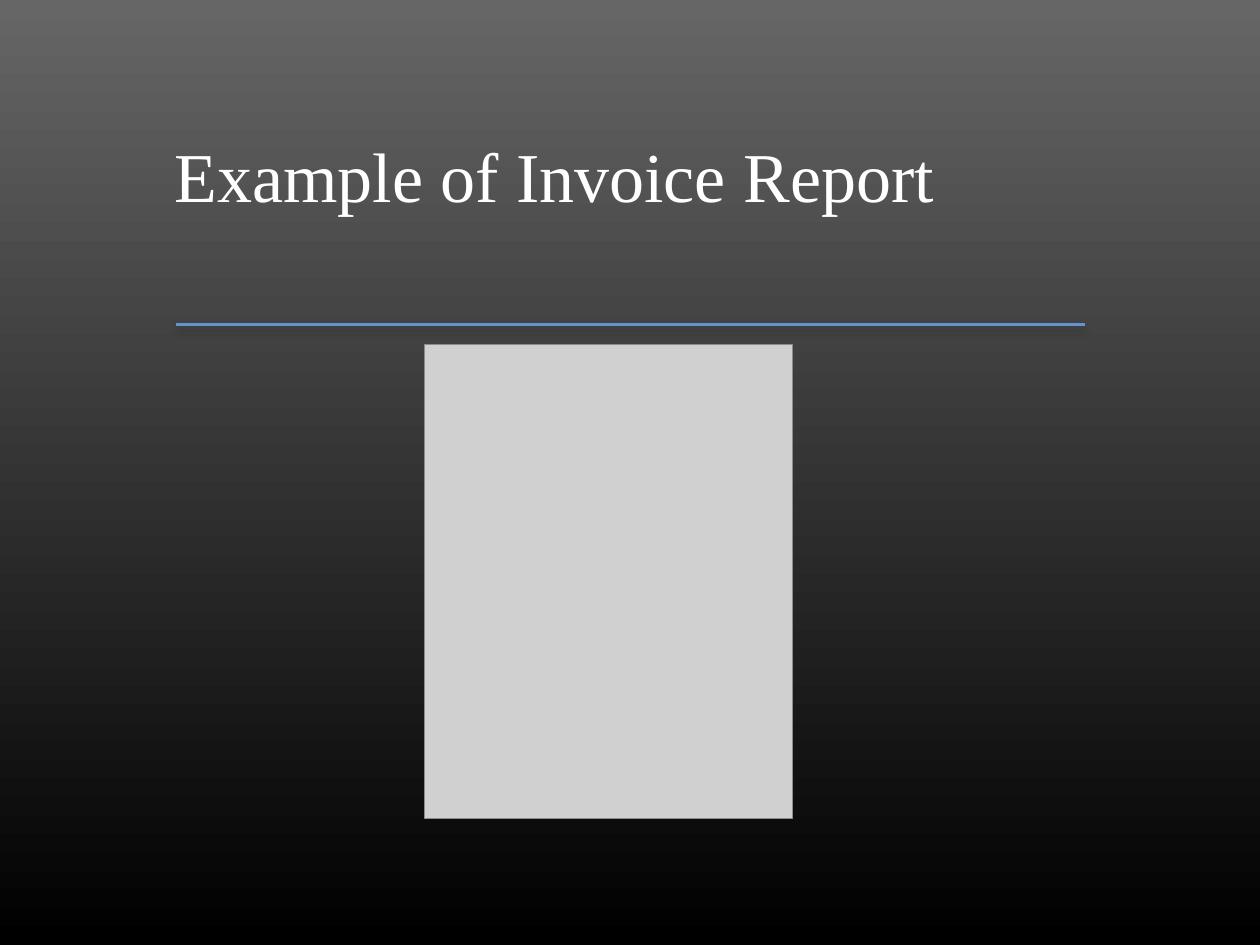
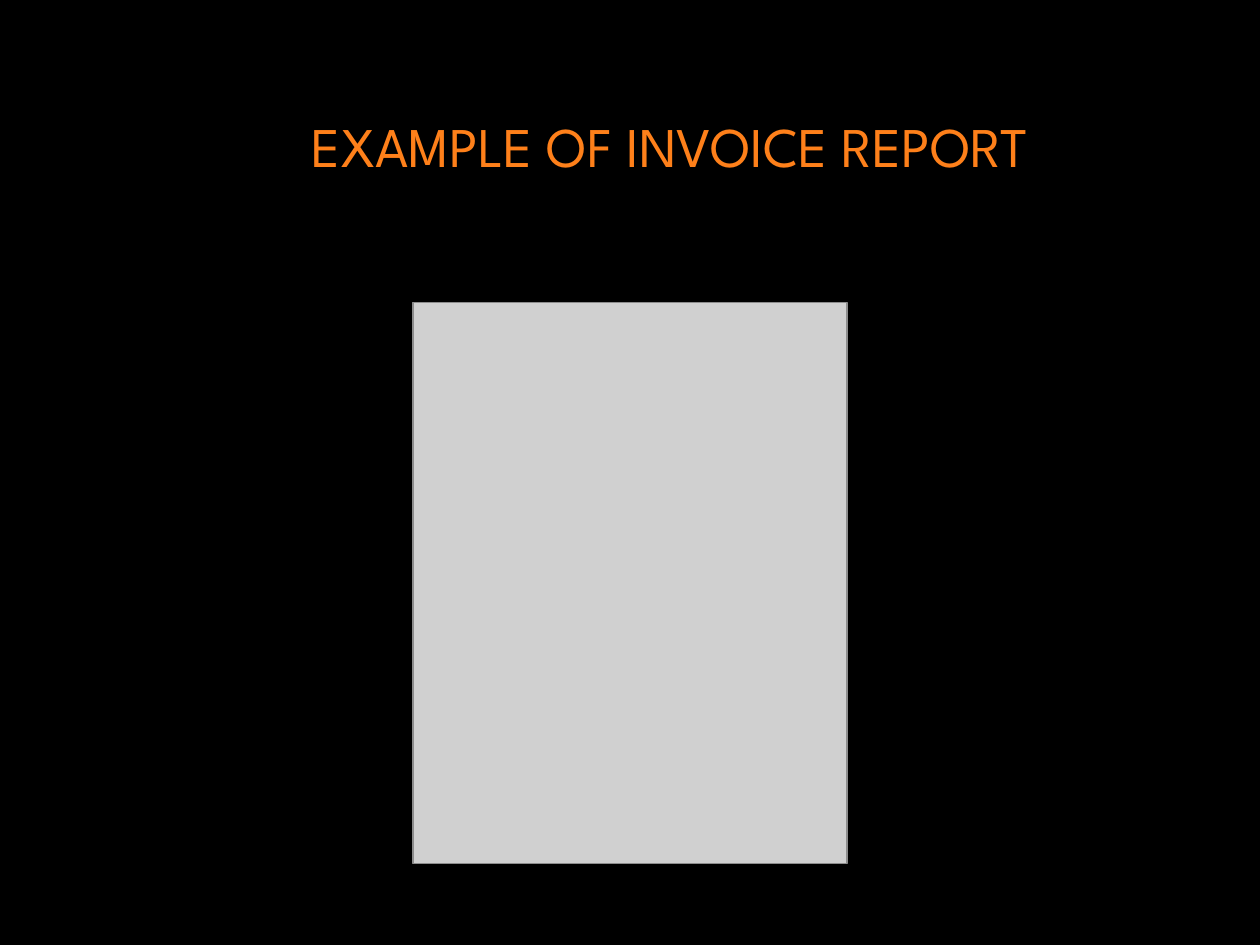
Before and after one commit to RafiaBonna/core_php, a slide deck: slide 13 of project_proposal/rafiabonna.pptx. Drawn at 1260x945 pixels with LibreOffice and Linux fonts; fonts in the diff are those of the drawing; grey boxes stand for pictures; background and template pictures are left out. Boxes give left, top, right and bottom in pixels: in the first picture for what was removed or moved away, otherwise in the second. Text is boxed around its words. In the diff, an @@ line names an element or a change of style, - is before the commit and + after.

```diff
--- a/project_proposal/rafiabonna.pptx
+++ b/project_proposal/rafiabonna.pptx
@@ background picture (left out) to #000000 @@
@@ title at [312,129,1029,168]: text changed; size 40 to 32 pt; font Times New Roman to League Spartan; text colour #FFFFFF to #FE801A @@
-Example of Invoice Report
+EXAMPLE OF INVOICE REPORT
@@ line removed from (176, 325) to (1085, 325) @@
@@ picture: place and size @@
-picture at [425,344,793,819]
+picture at [413,302,848,863]
```
Also in this commit, not shown: 15 other slides changed, 2 slides added, 2 slides removed, 6 other files.
